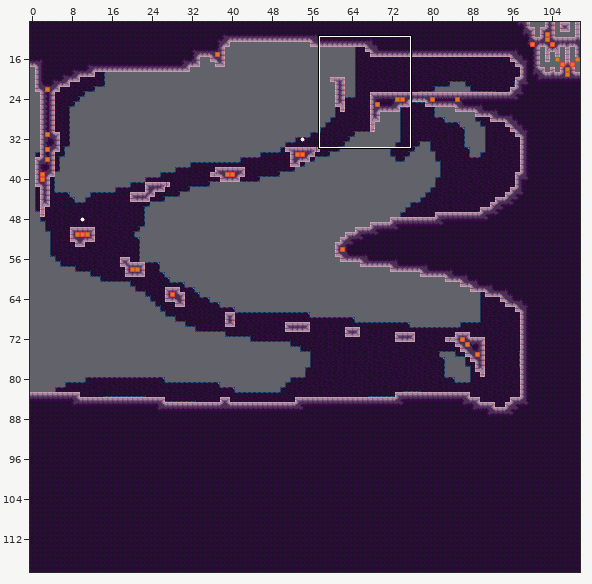
Level history. Tiled map: mapping_tools/tilemaps/intro7.tmx. Above: a wide view before the commit, with the close-up outlined.
Close-up. Before:
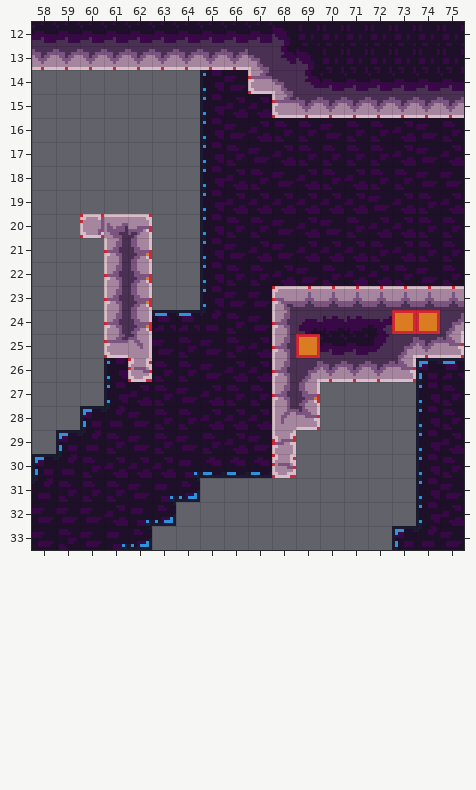
Cells are 8x8 px. Shown: x 58..75, y 12..33. The commit also changed other parts of the map, which this record leaves out.
The same view after the edit:
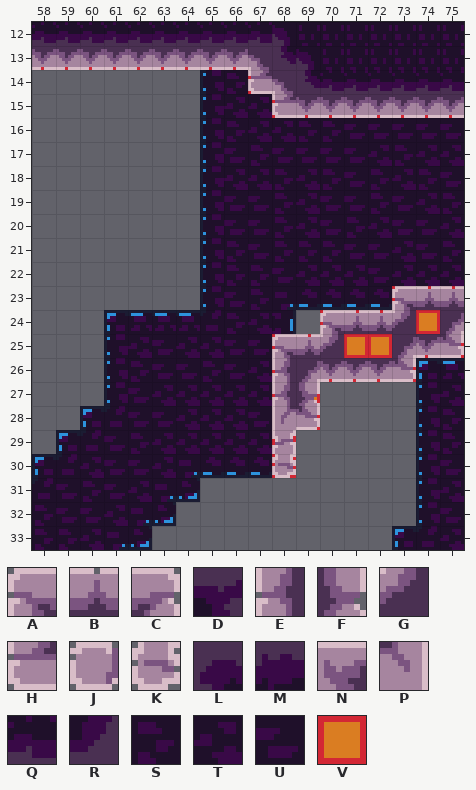
Key: from "stone": A 0, B 1, C 2, D 11, E 13, F 15, G 17, H 26, J 29, K 44, L 49, M 50, N 53, P 55, Q 76, R 77; from "stone_bg_decal": S 14, T 41, U 54; from "tools": V 1 "ground".
_ is an empty cell, # one hidden under a higher layer, . an unchanged one.
Diff:
--- layer "bg"
@@ x 66..66 @@
-14 U
+14 S
@@ x 58..75 @@
-16 ........U.S.USST.S
-17 ........SUTSSSSTU.
-18 .........SU..T.SU.
-19 ........TTT.TTUTST
-20 ........SSU....TSS
-21 ........UTUTTTS.S.
-22 ..........TUS.TSUS
-23 .........U........
-24 .........U........
-25 ....#.SUST........
-26 .....SSUT.........
-27 ....TSU.SS.......S
-28 .....SS..T........
-29 ...SUSUS.U.......T
-30 ..STT............S
-31 .S.SU............U
-32 U................T
-33 U.U..............U
+16 ........S.T.SUUU.U
+17 ........USUUUUTST.
+18 .........TS..U.TS.
+19 ........UUS.UUSUTS
+20 ........UUS....UUT
+21 ........SUSSSUU.U.
+22 ..........UTT.UTTT
+23 .........S........
+24 .........T........
+25 ....T.TTUU........
+26 .....UUSU.........
+27 ....UTT.TT.......T
+28 .....UT..U........
+29 ...USTTT.T.......S
+30 ..TUU............U
+31 .U.UT............T
+32 S................U
+33 S.T..............T
--- layer "draft"
@@ x 60..72 @@
-20 V#V..........
-21 .VV..........
-22 .VV..........
-23 .VV.....VVVVV
-24 .VV.....V#...
-25 .V#..........
-26 ..V..........
+20 ___..........
+21 .__..........
+22 .__..........
+23 .__....._____
+24 .__.....__...
+25 .__..........
+26 .._..........
--- layer "map"
@@ x 60..73 @@
-20 JNC...........
-21 .EF...........
-22 .EF...........
-23 .EF.....ABBBBB
-24 .EF.....ELMMD_
-25 .HP.....E_QQR.
-26 ..K...........
+20 ___...........
+21 .__...........
+22 .__...........
+23 .__....._____A
+24 .__.....__ABBG
+25 .__.....ABG__.
+26 .._...........
